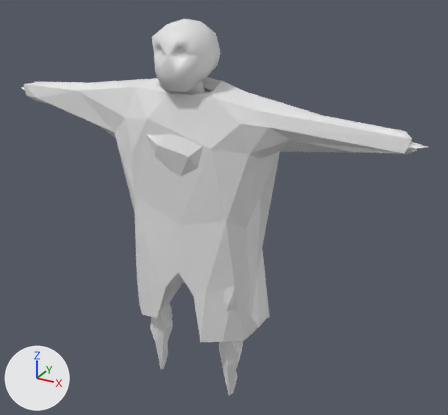
One commit to the glTF model maybraid/assets/characters/clothes/quarter_coat.glb: the scene before it, then after it.
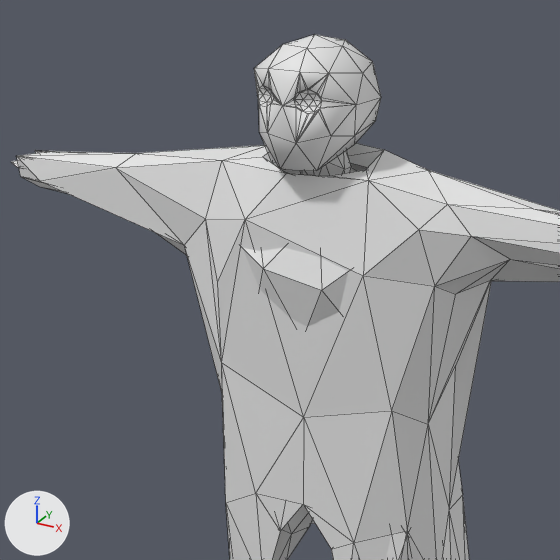
Each version appears first whole from a 50 mm lens placed at (1.67, -2.67, 1.59), pointed at (0.11, 0.16, 0.18), and next in a close-up on the part from 3% to 71% of the width and 0% to 73% of the height. Every picture has the same lights, and +X, +Y and +Z are marked at lower left. The older version's two pictures come first. The close-ups show mesh edges as thin lines. Where no turn or scale is listed for an object, it has been applied to the vertices.
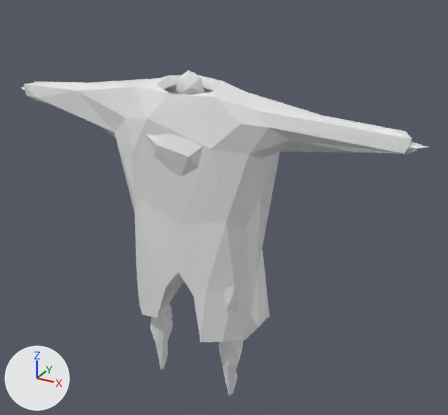
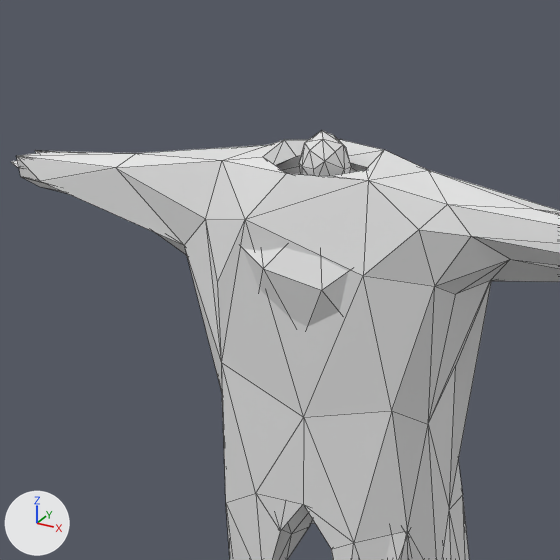
The change, as a list of edits to the scene's bpy script:
```text
Remove ob_icosphere_001:
    ob_icosphere_001 = bpy.data.objects.new('Icosphere.001', me_icosphere_002)
    ob_icosphere_001.location = (0.0, 0.0, 1.062)
```

Pixel boxes [x1, y1, x2, y2] of what changed, in the close-ups (560 x 560 px):
'Icosphere.001', deleted
    before: [254, 35, 381, 171]
